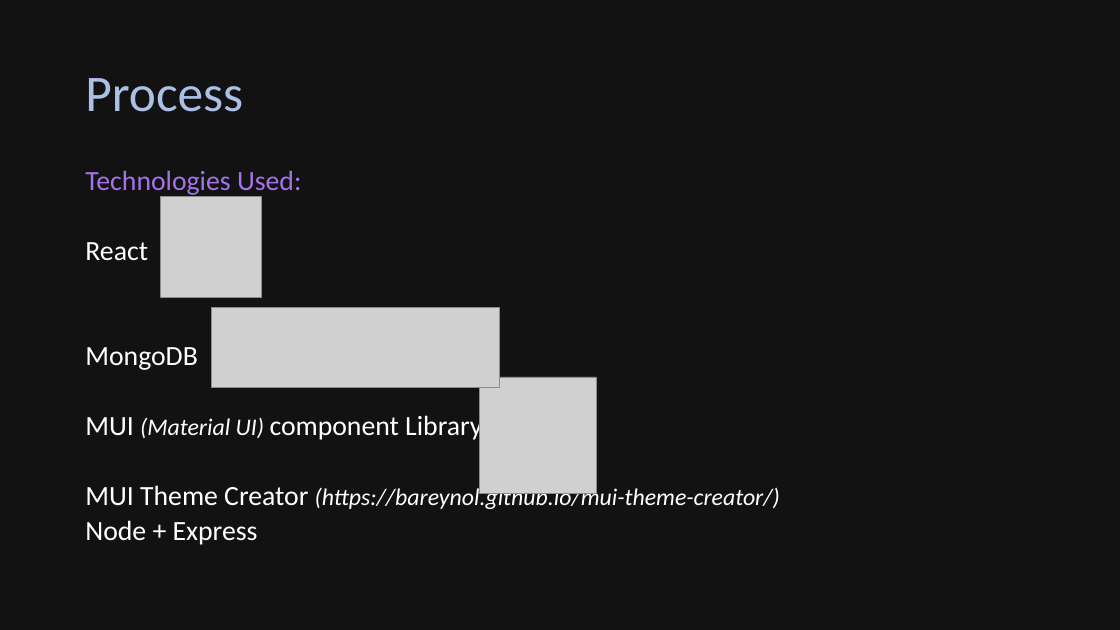
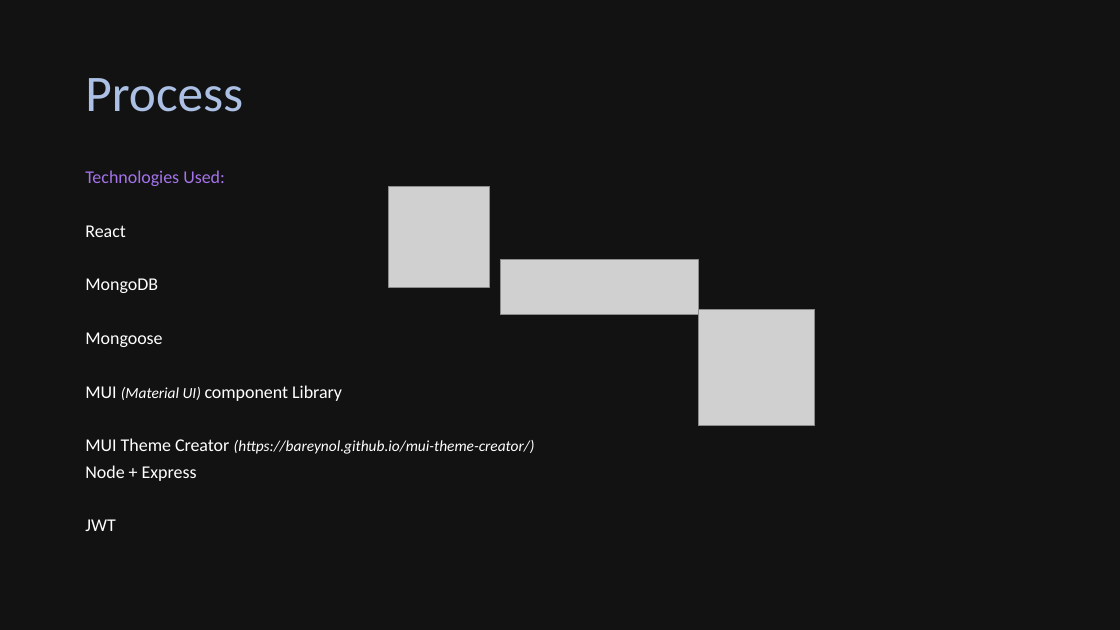
Before and after one commit to Alexander-Perry/ultimate-pocket-pal, a slide deck: slide 7 of Ultimate Pocket Pal.pptx. Drawn at 1120x630 pixels with LibreOffice and Linux fonts; fonts in the diff are those of the drawing; grey boxes stand for pictures. Boxes give left, top, right and bottom in pixels: in the first picture for what was removed or moved away, otherwise in the second. Text is boxed around its words. In the diff, an @@ line names an element or a change of style, - is before the commit and + after.

```diff
--- a/Ultimate Pocket Pal.pptx
+++ b/Ultimate Pocket Pal.pptx
@@ text at (85,170,535,481): size 23.8 to 15.4 pt in "Technologies Used:", "React", "MongoDB", "MUI component Library" and 2 more places; size 20.4 to 13.2 pt in "(Material UI)", "(https://bareynol.github.io/mui-theme-creator/)" @@
@@ picture: place and size @@
-picture at (160,197,261,297)
+picture at (389,187,490,287)
@@ picture: place and size @@
-picture at (211,308,499,387)
+picture at (501,260,699,314)
@@ picture: place and size @@
-picture at (480,377,597,494)
+picture at (699,309,815,425)
@@ text at (85,332,162,347): paragraph added @@
+Mongoose
@@ text at (85,519,115,531): paragraph added @@
+JWT
```
Also in this commit, not shown: 4 other slides changed, 1 slide added.
